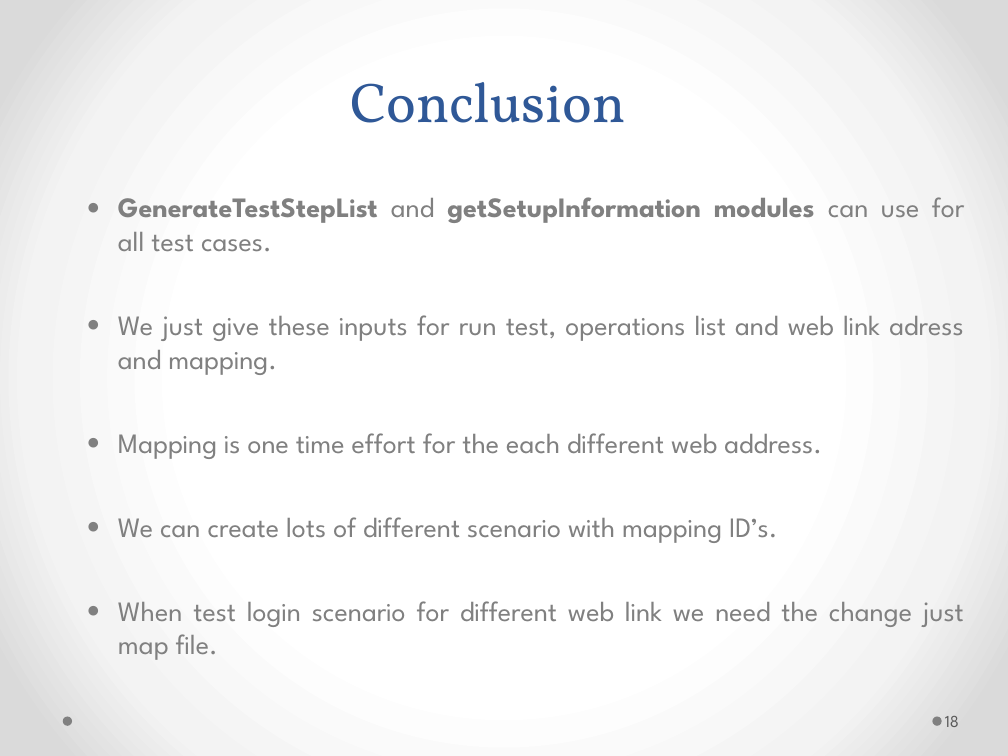
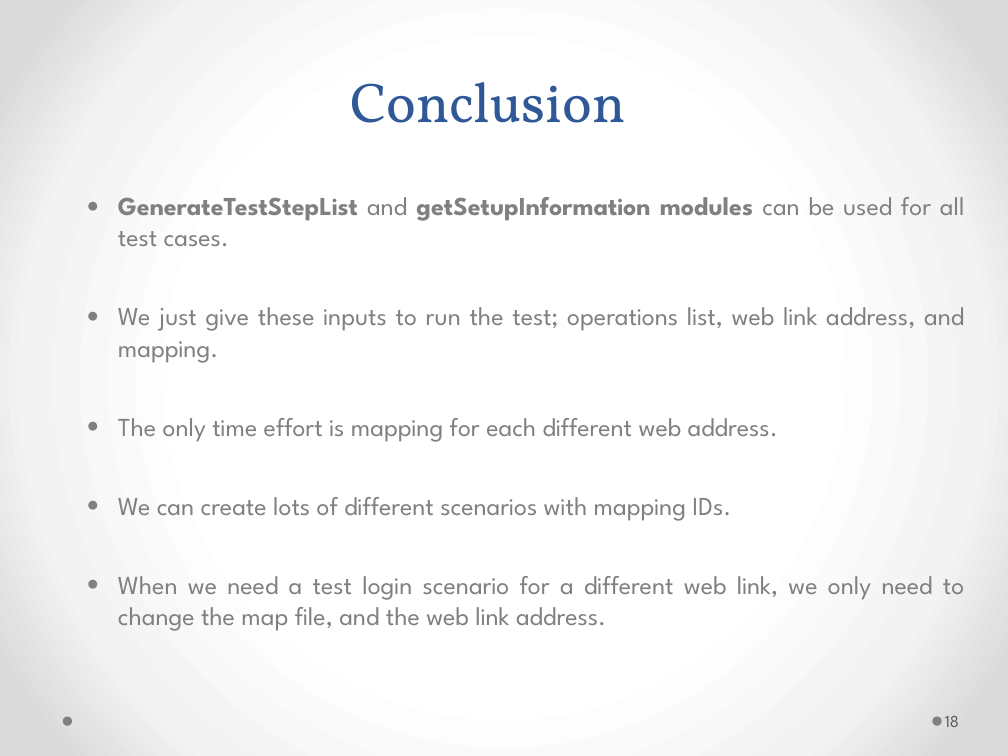
Before and after one commit to genehas/CENG552-SwTesting, a slide deck: slide 18 of jarFolder/CENG552PresentationBurcuGökçe.pptx. Drawn at 1008x756 pixels with LibreOffice and Linux fonts; fonts in the diff are those of the drawing. Boxes give left, top, right and bottom in pixels: in the first picture for what was removed or moved away, otherwise in the second. Text is boxed around its words. In the diff, an @@ line names an element or a change of style, - is before the commit and + after.

Commit message:
Presentation updated.

```diff
--- a/jarFolder/CENG552PresentationBurcuGökçe.pptx
+++ b/jarFolder/CENG552PresentationBurcuGökçe.pptx
@@ text at bbox=[118, 197, 965, 631]: text changed; size 20 to 18.5 pt @@
-  ● GenerateTestStepList and getSetupInformation modules can use for all test cases.
-  ● We just give these inputs for run test, operations list and web link adress and mapping.
-  ● Mapping is one time effort for the each different web address.
-  ● We can create lots of different scenario with mapping ID’s.
-  ● When test login scenario for different web link we need the change just map file.
+  ● GenerateTestStepList and getSetupInformation modules can be used for all test cases.
+  ● We just give these inputs to run the test; operations list, web link address, and mapping.
+  ● The only time effort is mapping for each different web address.
+  ● We can create lots of different scenarios with mapping IDs.
+  ● When we need a test login scenario for a different web link, we only need to change the map file, and the web link address.
```
Also in this commit, not shown: 12 other slides changed.
